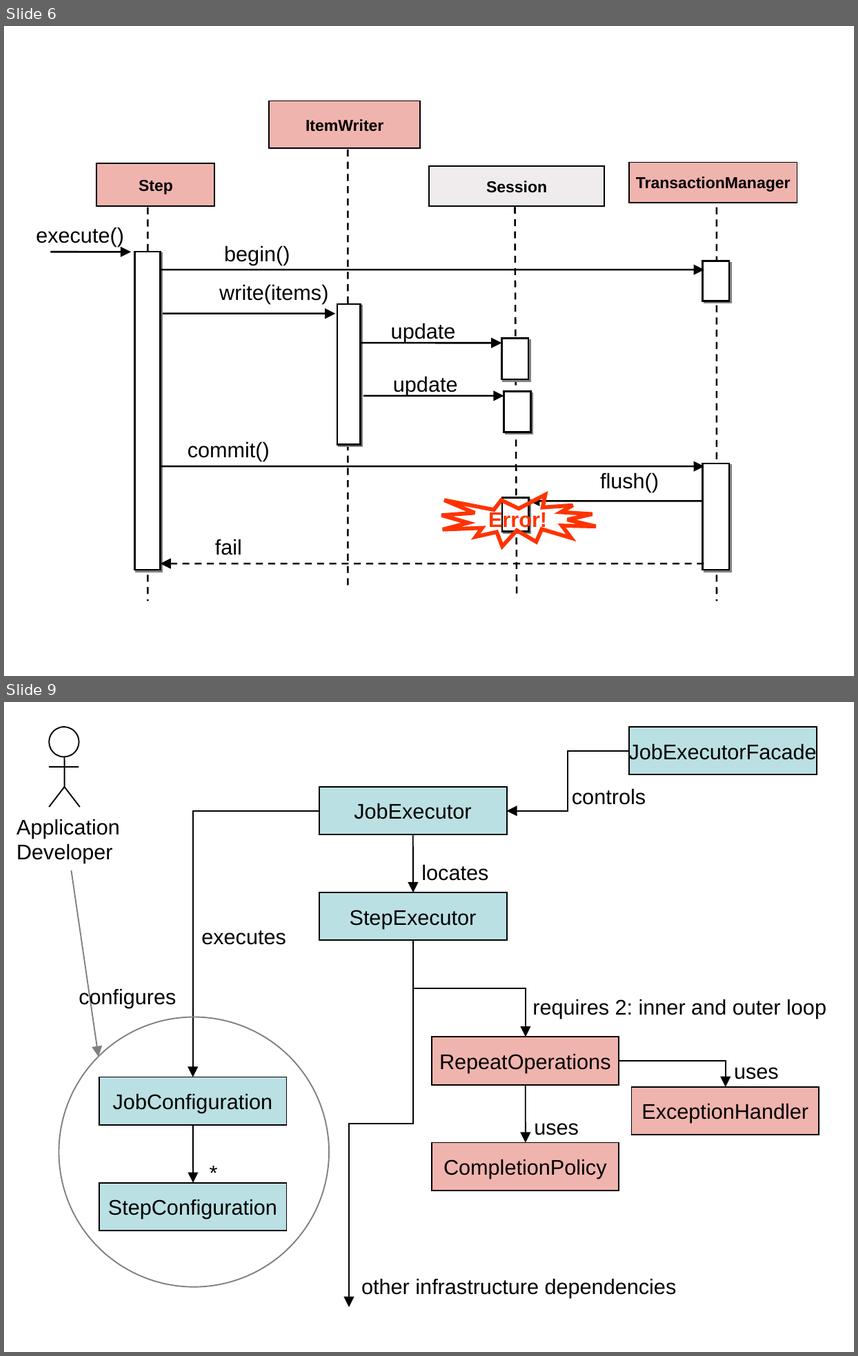
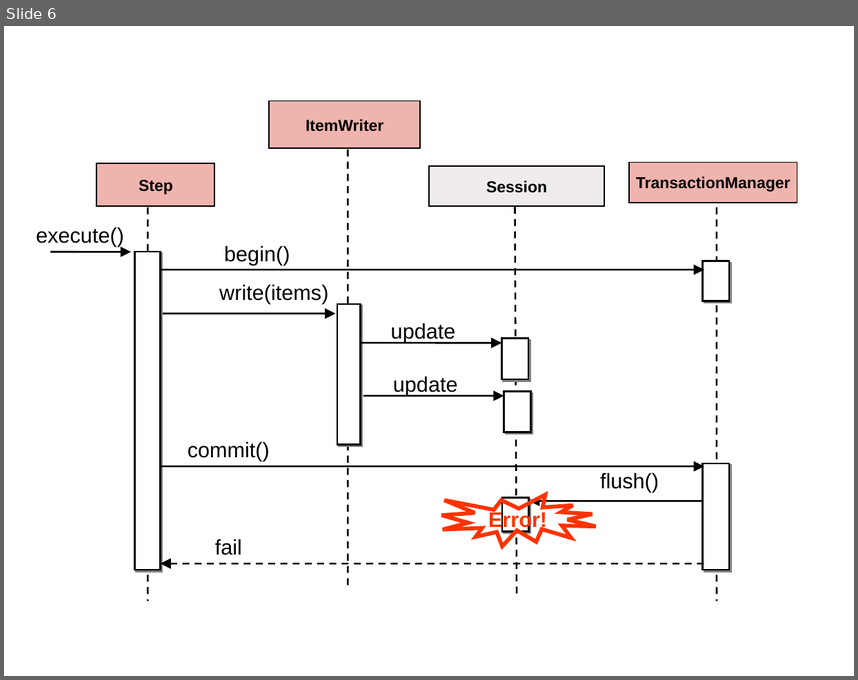
Before and after one commit to spring-projects/spring-batch, a slide deck: src/models/Figures.ppt. Shown one above the other, each under a label of ours: slides 6 and 9 before the commit, slide 6 after it; the slides between them are not shown. The pictures are 858x1356 and 858x680 pixels, drawn with LibreOffice and Linux fonts; fonts in the diff are those of the drawing. Boxes give left, top, right and bottom in pixels: in the first picture for what was removed or moved away, otherwise in the second. Text is boxed around its words. In the diff, an @@ line names an element or a change of style, - is before the commit and + after.

```diff
--- a/src/models/Figures.ppt
+++ b/src/models/Figures.ppt
@@ slide 9 removed at box(4, 702, 854, 1352), background #FFFFFF @@
@@ rectangle removed at box(629, 728, 818, 776) @@
-JobExecutorFacade
@@ elbow arrow removed from (629, 750) to (507, 811) @@
@@ group removed at box(48, 728, 80, 808): 4 lines, 1 ellipse @@
@@ text removed at box(572, 788, 646, 805) @@
-controls
@@ text removed at box(16, 819, 120, 863) @@
-Application
-Developer
@@ elbow arrow removed from (319, 811) to (193, 1077) @@
@@ group removed at box(319, 787, 507, 941): 2 rectangles, 1 arrow, 1 text @@
-JobExecutor
-StepExecutor
-locates
@@ arrow removed from (72, 871) to (98, 1057) @@
@@ text removed at box(201, 930, 286, 945) @@
-executes
@@ elbow arrow removed from (413, 941) to (350, 1307) @@
@@ elbow arrow removed from (413, 941) to (526, 1037) @@
@@ text removed at box(79, 988, 176, 1008) @@
-configures
@@ text removed at box(533, 999, 826, 1018) @@
-requires 2: inner and outer loop
@@ ellipse removed at box(59, 1017, 329, 1288) @@
@@ group removed at box(432, 1037, 820, 1191): 3 rectangles, 2 texts, 1 arrow, 1 elbow arrow @@
-RepeatOperations
-CompletionPolicy
-uses
-ExceptionHandler
-uses
@@ group removed at box(99, 1077, 288, 1231): 2 rectangles, 1 arrow, 1 text @@
-JobConfiguration
-StepConfiguration
-*
@@ text removed at box(361, 1278, 677, 1298) @@
-other infrastructure dependencies
```
Also in this commit, not shown: 1 slide changed, 25 slides added, 4 other slides removed, 11 other files.
